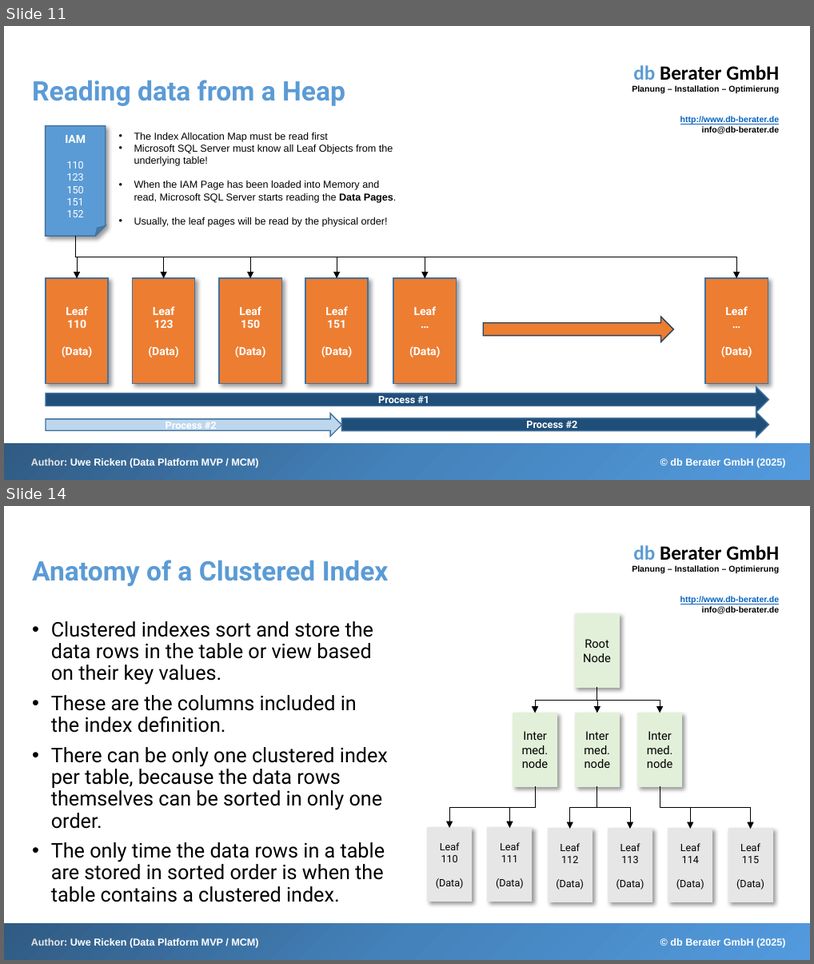
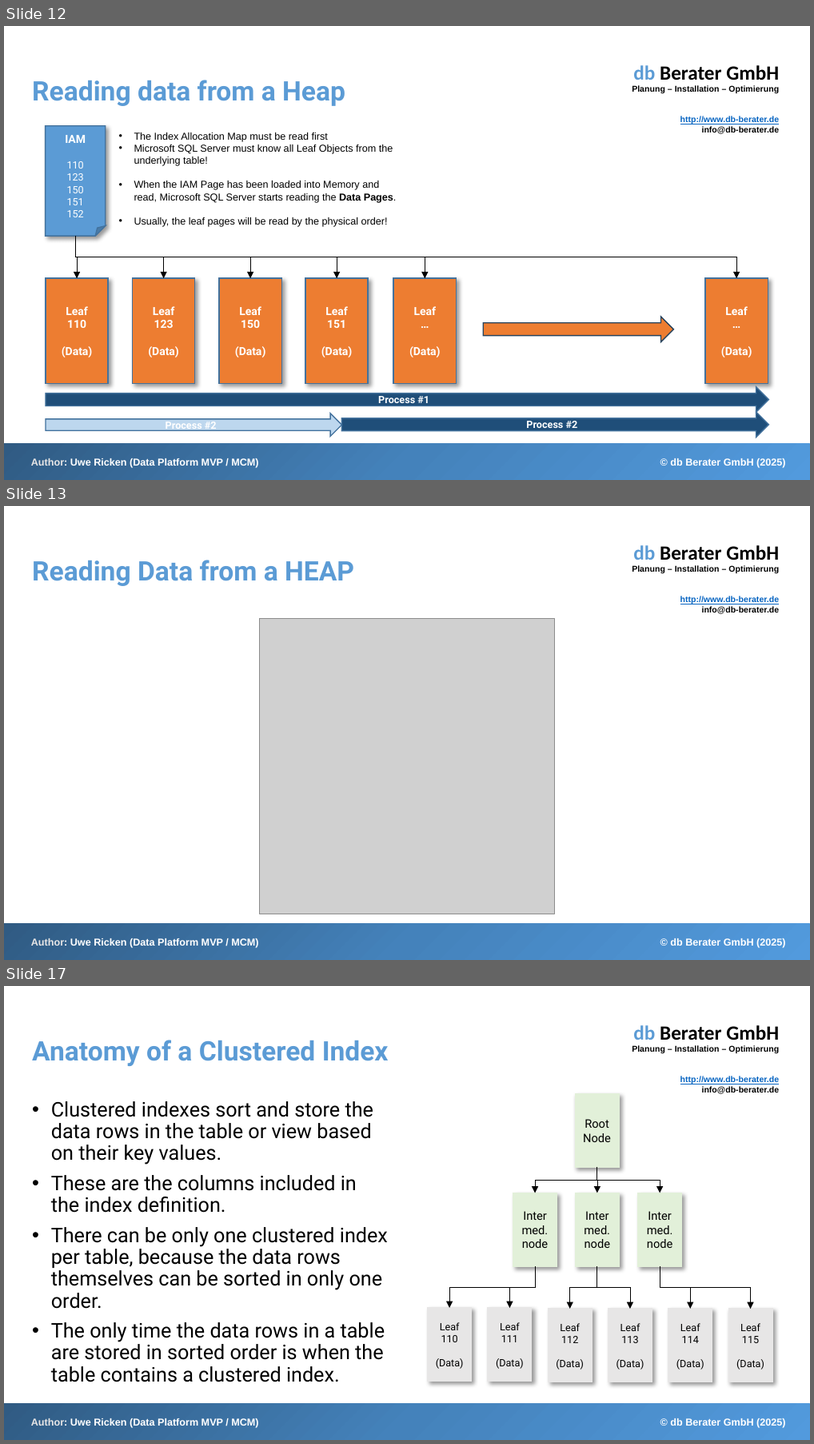
Before and after one commit to db-berater/Demystifying-clustered-indexes, a slide deck: 01 - Documents and Preparation/Demystifying Clustered Indexes.pptx. Shown one above the other, each under a label of ours: slides 11 and 14 before the commit, slides 12, 13 and 17 after it; the slides between them are not shown. The pictures are 814x964 and 814x1444 pixels, drawn with LibreOffice and Linux fonts; fonts in the diff are those of the drawing; grey boxes stand for pictures. Boxes give left, top, right and bottom in pixels: in the first picture for what was removed or moved away, otherwise in the second. Text is boxed around its words. In the diff, an @@ line names an element or a change of style, - is before the commit and + after.

Commit message:
Modification to Heap Section and PPT

```diff
--- a/01 - Documents and Preparation/Demystifying Clustered Indexes.pptx
+++ b/01 - Documents and Preparation/Demystifying Clustered Indexes.pptx
@@ slide 13 added at (4,506,810,960), background #FFFFFF; not listed: 4 template elements that a slide beside it also shows @@
@@ title added at (32,560,354,586), 24 pt, text #5B9BD5, bold @@
+Reading Data from a HEAP
@@ picture added at (260,618,554,913) @@
@@ what was slide 11 is now slide 12 @@
@@ what was slide 14 is now slide 17 @@
```
Also in this commit, not shown: 2 slides changed, 2 other slides added, 13 other files.
